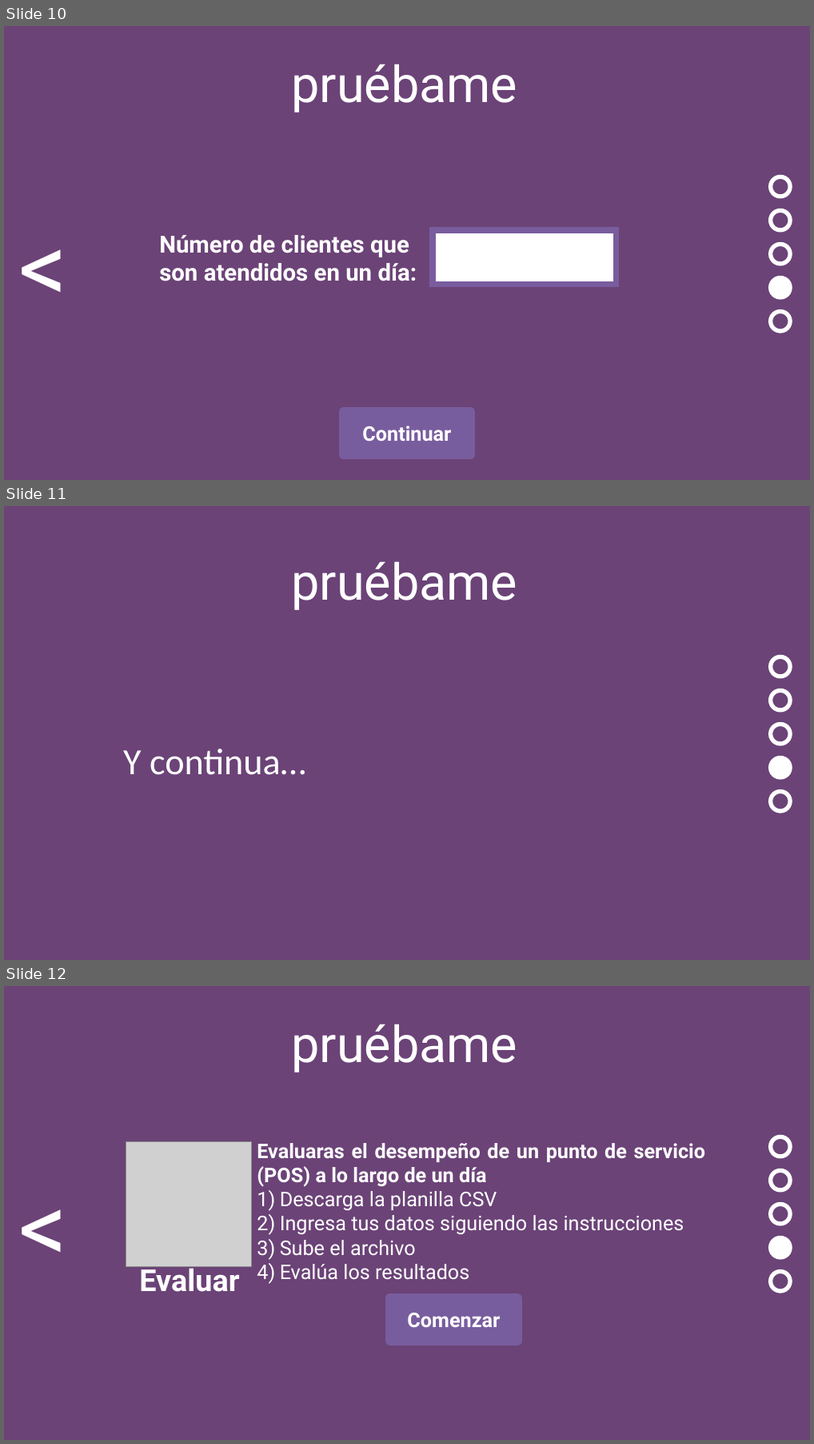
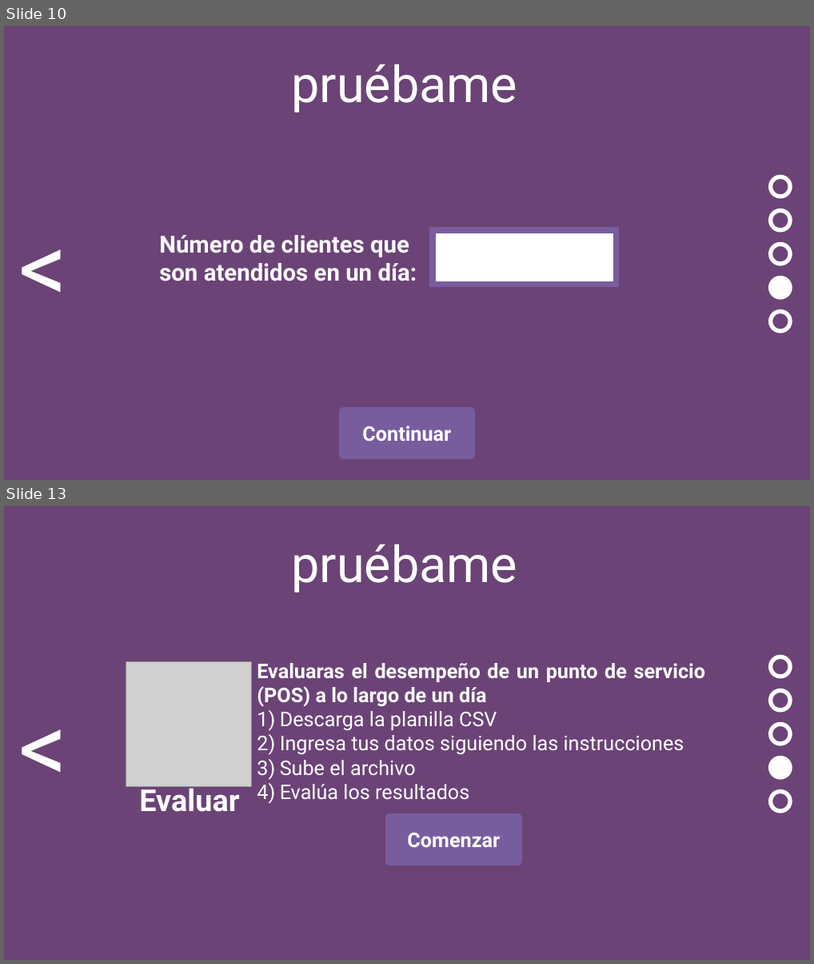
Before and after one commit to matiomm/queueAnalytics, a slide deck: diseño/Queue.pptx. Shown one above the other, each under a label of ours: slides 10, 11 and 12 before the commit, slides 10 and 13 after it; the slides between them are not shown. The pictures are 814x1444 and 814x964 pixels, drawn with LibreOffice and Linux fonts; fonts in the diff are those of the drawing; grey boxes stand for pictures. Boxes give left, top, right and bottom in pixels: in the first picture for what was removed or moved away, otherwise in the second. Text is boxed around its words. In the diff, an @@ line names an element or a change of style, - is before the commit and + after.

```diff
--- a/diseño/Queue.pptx
+++ b/diseño/Queue.pptx
@@ slide 11 removed at (4, 506, 810, 960), background #6B4377 @@
@@ text removed at (291, 561, 518, 610) @@
-pruébame
@@ text removed at (123, 748, 306, 775) @@
-Y continua…
@@ group removed at (771, 656, 790, 811): 5 ellipses @@
@@ what was slide 12 is now slide 13 @@
```
Also in this commit, not shown: 1 slide changed, 3 slides added, 3 other files.
